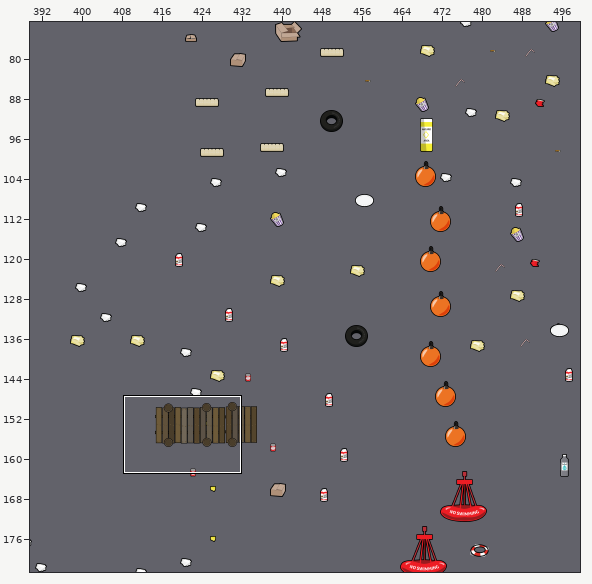
Tiled map, stored at src/tiled/garbageGulf.tmx. Above, an overview of the earlier version with the close-up marked.
Close-up. As it was:
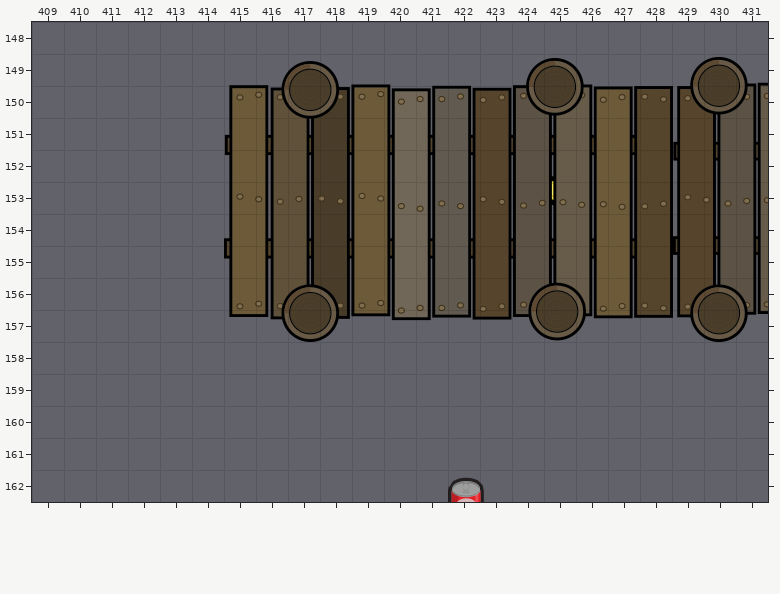
Cells are 32x32 px. Shown: x 409..431, y 148..162. The commit also changed other parts of the map, which this record leaves out.
After the commit:
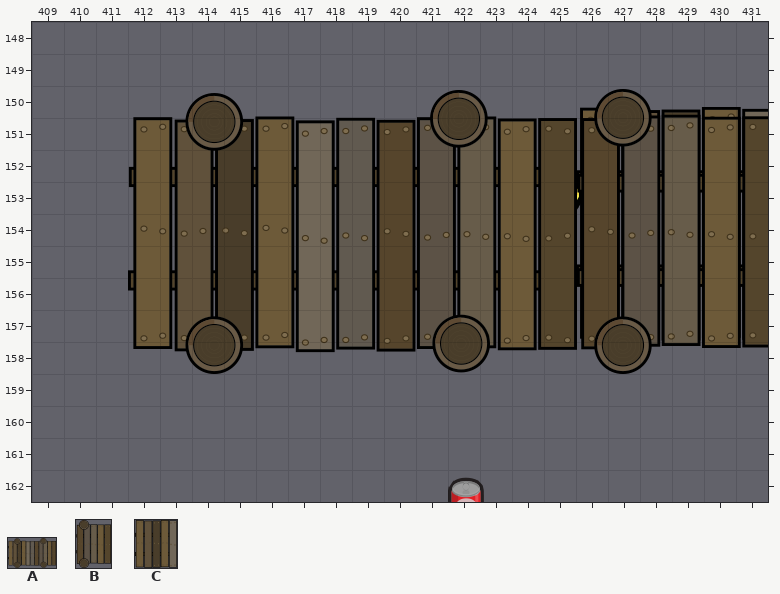
Key: from "medium junk": A 11 "dock-1-left", B 13 "dock-2-left", C 15 "dock-3-left".
_ is an empty cell.
Tiles replaced or removed in this view: A, B.
The edit:
Changed rows in their new state; . is an unchanged cell.
Layer "Tile Layer 1":
first column x 412:
157 ..._..........C.._
158 A.............B...
Where, in picture pixels (left, top, right, bottom), the same in both close-ups:
changed: (128, 57, 768, 374)
